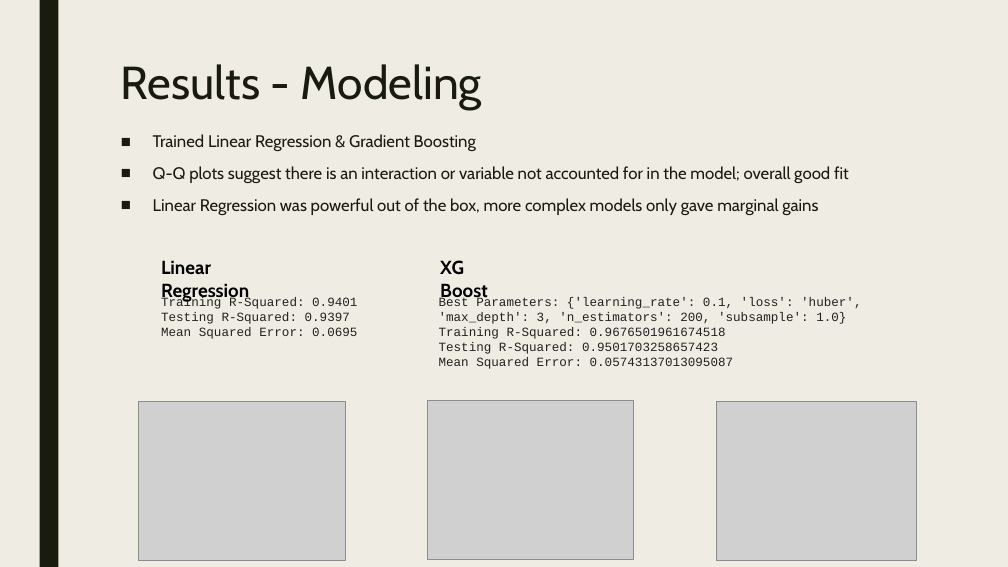
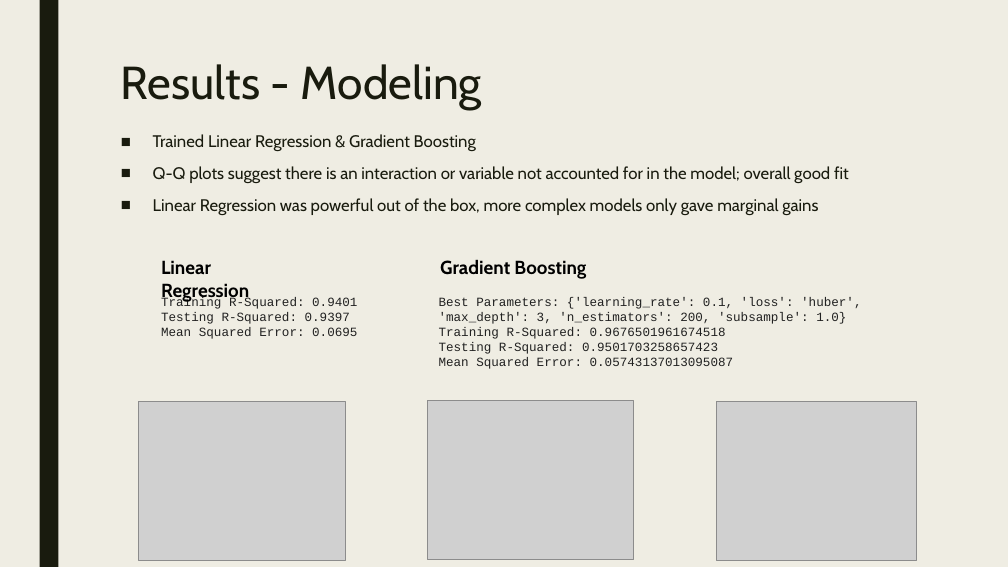
Before and after one commit to jessnguyen9/Ames-Housing-Machine-Learning-Project, a slide deck: slide 8 of Team Presentation.pptx. Drawn at 1008x567 pixels with LibreOffice and Linux fonts; fonts in the diff are those of the drawing; grey boxes stand for pictures. Boxes give left, top, right and bottom in pixels: in the first picture for what was removed or moved away, otherwise in the second. Text is boxed around its words. In the diff, an @@ line names an element or a change of style, - is before the commit and + after.

```diff
--- a/Team Presentation.pptx
+++ b/Team Presentation.pptx
@@ text at (440, 259, 586, 279): text changed @@
-XG Boost
+Gradient Boosting
```
